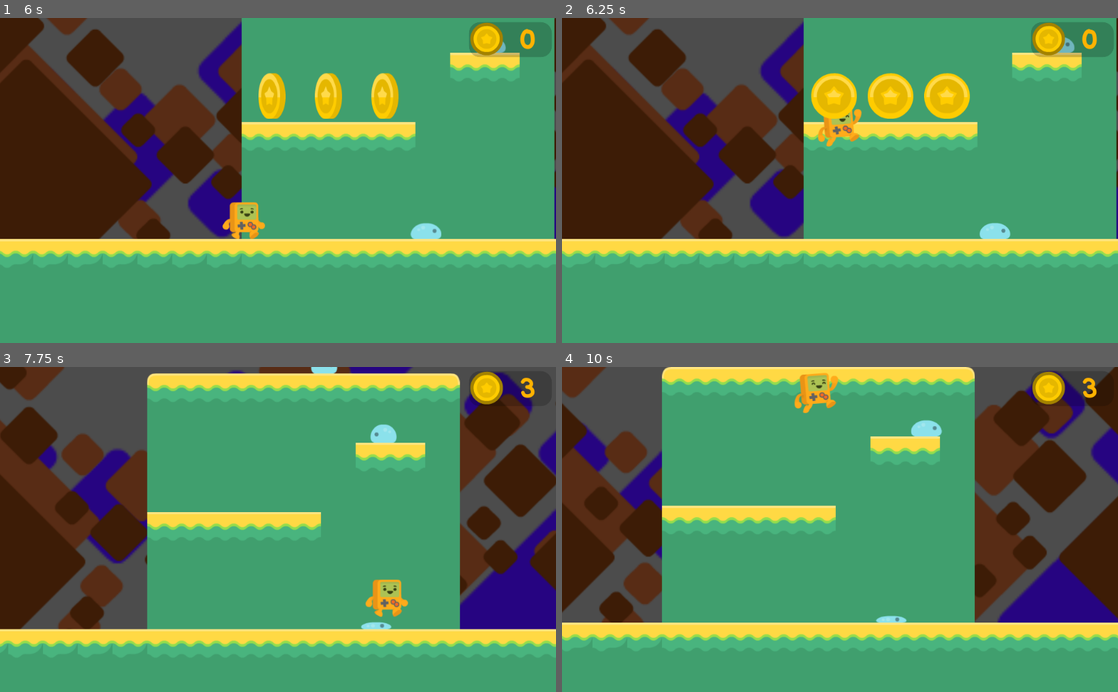
Above: before the commit, frames 1-4 (two rows, left to right).
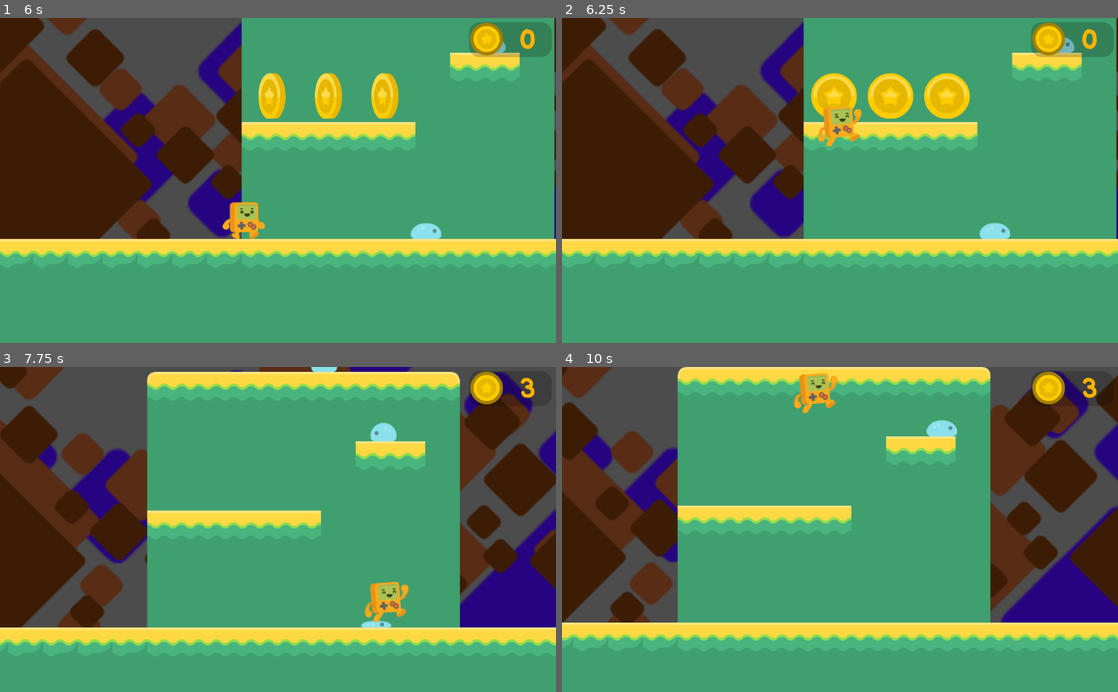
Above: after the commit, the same moments.

Repository: theaob/platformergodot
Game: Godot game, scene res://Scenes/Level1.tscn
Two runs of this game, one before a commit and one after it. Both use one fixed random seed, a clock stepped at 60 frames per second and the inputs below.
Inputs:
- Up to frame 1 (6 s): hold Right (right) 0.53-2.03 s; tap Space (jump) at 0.77, 1.52, 3.02, 3.77, 4.52 s; hold Left (left) 2.03-4.28 s; hold Right (right) from 4.28 s (still down)
- Up to frame 2 (6.25 s): keep holding Right (right); tap Space (jump) at 6.02 s
- Up to frame 3 (7.75 s): keep holding Right (right); tap Space (jump) at 6.77, 7.52 s
- Up to frame 4 (10 s): release Right (right) at 8.03 s; hold Left (left) 8.03-9.53 s; tap Space (jump) at 9.02, 9.77 s; hold Right (right) from 9.53 s (still down)

Frame 1 is identical in both runs. In frame 2, 0.1% of the frame differs, in the area x 47-53%, y 27-31%; in frame 3, 5.7%; in frame 4, 14%, in the area x 0-100%, y 0-85%.

Commit message:
added enemy free after 1 sec increased side hit also to bottom

Diff:
--- a/Scenes/Enemy.tscn
+++ b/Scenes/Enemy.tscn
@@ -8,6 +8,9 @@
 
 [sub_resource type="RectangleShape2D" id=2]
 extents = Vector2( 20, 3 )
+
+[sub_resource type="RectangleShape2D" id=3]
+extents = Vector2( 27.5, 12 )
 
 [node name="enemy" type="KinematicBody2D"]
 collision_layer = 16
@@ -36,5 +39,19 @@
 [node name="CollisionShape2D" type="CollisionShape2D" parent="TopChecker"]
 position = Vector2( -1, -10 )
 shape = SubResource( 2 )
+one_way_collision = true
+
+[node name="SidesChecker" type="Area2D" parent="."]
+collision_layer = 16
+collision_mask = 33
+
+[node name="CollisionShape2D" type="CollisionShape2D" parent="SidesChecker"]
+position = Vector2( -0.5, 6 )
+shape = SubResource( 3 )
+
+[node name="Timer" type="Timer" parent="."]
+one_shot = true
 
 [connection signal="body_entered" from="TopChecker" to="." method="_on_TopChecker_body_entered"]
+[connection signal="body_entered" from="SidesChecker" to="." method="_on_SidesChecker_body_entered"]
+[connection signal="timeout" from="Timer" to="." method="_on_Timer_timeout"]
--- a/Scenes/Level1.tscn
+++ b/Scenes/Level1.tscn
@@ -112,6 +112,18 @@
 format = 1
 tile_data = PoolIntArray( -1114104, 3, 0, -983030, 3, 0, -851960, 3, 0, -720886, 3, 0, -589816, 3, 0, -458742, 3, 0, -3 …(2122 unchanged characters)…
 
+[node name="enemies" type="Node" parent="."]
+
+[node name="enemy" parent="enemies" instance=ExtResource( 8 )]
+position = Vector2( 40, 408 )
+direction = 1
+
+[node name="enemy2" parent="enemies" instance=ExtResource( 8 )]
+position = Vector2( 104, -32 )
+
+[node name="enemy3" parent="enemies" instance=ExtResource( 8 )]
+position = Vector2( 480, 104 )
+
 [node name="coins" type="Node" parent="."]
 
 [node name="coin1" parent="coins" instance=ExtResource( 6 )]
@@ -144,20 +156,9 @@
 [node name="coin10" parent="coins" instance=ExtResource( 6 )]
 position = Vector2( 544, -984 )
 
-[node name="enemies" type="Node" parent="."]
-
-[node name="enemy" parent="enemies" instance=ExtResource( 8 )]
-position = Vector2( 40, 408 )
-direction = 1
-
-[node name="enemy2" parent="enemies" instance=ExtResource( 8 )]
-position = Vector2( 104, -32 )
-
-[node name="enemy3" parent="enemies" instance=ExtResource( 8 )]
-position = Vector2( 480, 104 )
-
 [node name="Steve" parent="." instance=ExtResource( 2 )]
 position = Vector2( -302, 169 )
+z_index = 1
 
 [node name="Camera2D" type="Camera2D" parent="Steve"]
 current = true
--- a/Scripts/Enemy.gd
+++ b/Scripts/Enemy.gd
@@ -31,3 +31,19 @@
 	if not body == self:
 		$AnimatedSprite.play("squashed");
 		x_speed = 0;
+		set_collision_layer_bit(4, false);
+		set_collision_mask_bit(0, false);
+		$TopChecker.set_collision_layer_bit(4, false);
+		$TopChecker.set_collision_mask_bit(0, false);
+		$SidesChecker.set_collision_layer_bit(4, false);
+		$SidesChecker.set_collision_mask_bit(0, false);
+		$Timer.start();
+
+
+func _on_SidesChecker_body_entered(body):
+	if body.name.matchn("Steve"):
+		print_debug("Side hit ", body.name);
+
+
+func _on_Timer_timeout():
+	queue_free();
Not shown: 1 places in Scenes/Enemy.tscn that only renumber resources
